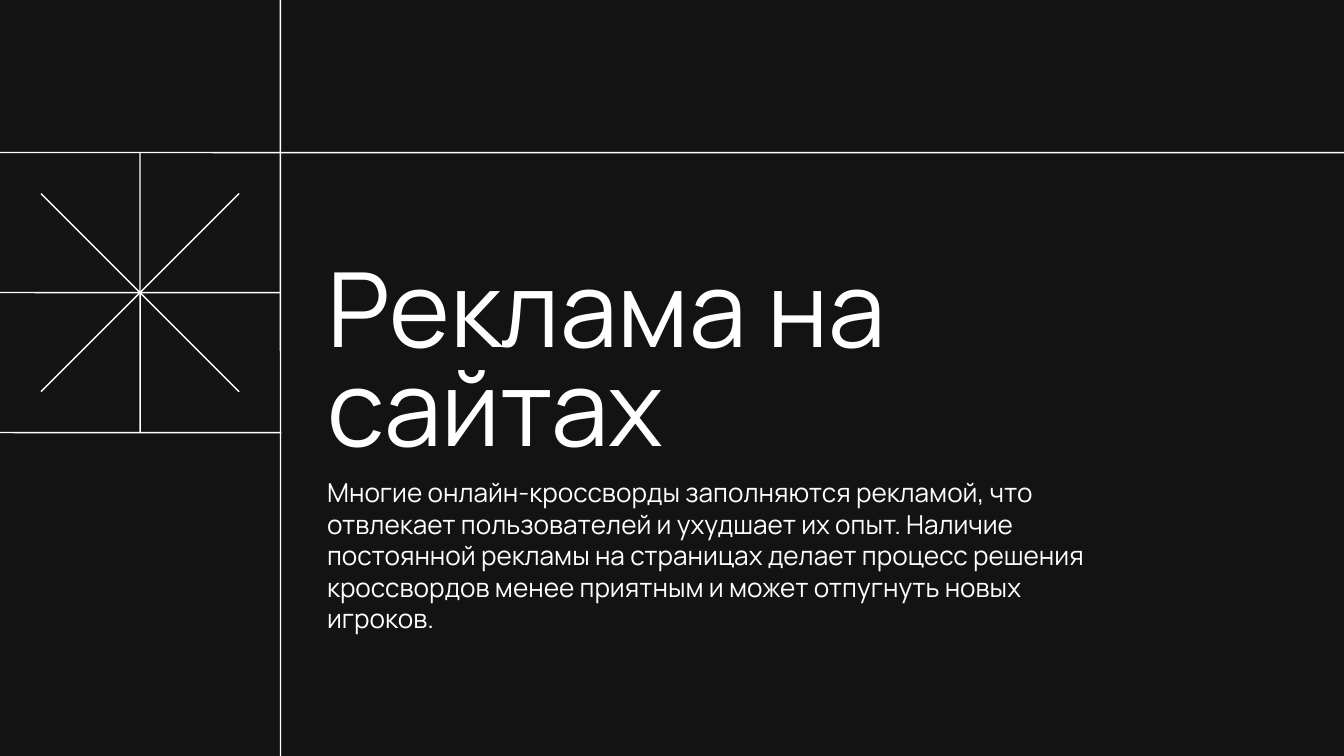
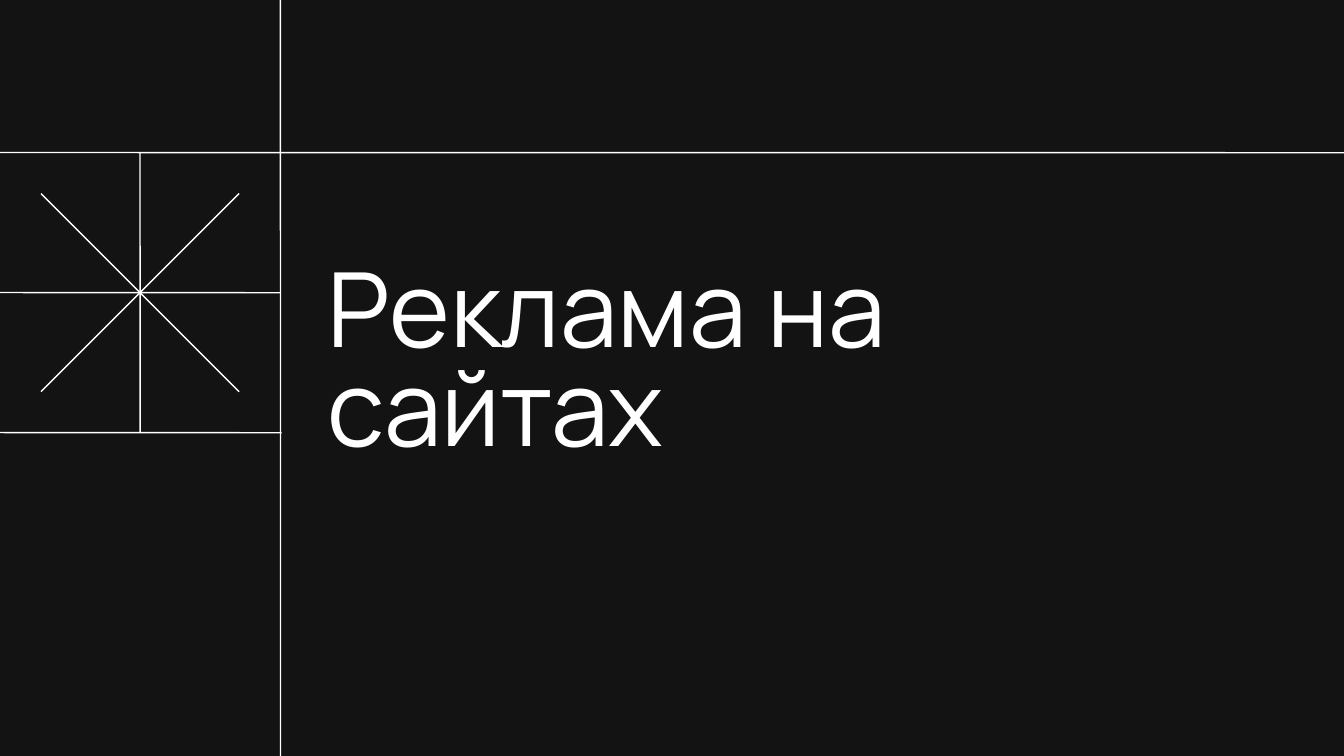
Before and after one commit to Polina-Shupikova/NPI, a slide deck: slide 3 of Советский кроссворд.pptx (slide 4 before the commit). Drawn at 1344x756 pixels with LibreOffice and Linux fonts; fonts in the diff are those of the drawing. Boxes give left, top, right and bottom in pixels: in the first picture for what was removed or moved away, otherwise in the second. Text is boxed around its words. In the diff, an @@ line names an element or a change of style, - is before the commit and + after.

```diff
--- a/Советский кроссворд.pptx
+++ b/Советский кроссворд.pptx
@@ subtitle removed at <box>327,483,1084,635</box> @@
-Многие онлайн-кроссворды заполняются рекламой, что отвлекает пользователей и ухудшает их опыт. Наличие постоянной рекламы на страницах делает процесс решения кроссвордов менее приятным и может отпугнуть новых игроков.
```
Also in this commit, not shown: 3 other slides changed, 6 slides added, 5 slides removed, 5 other files.
